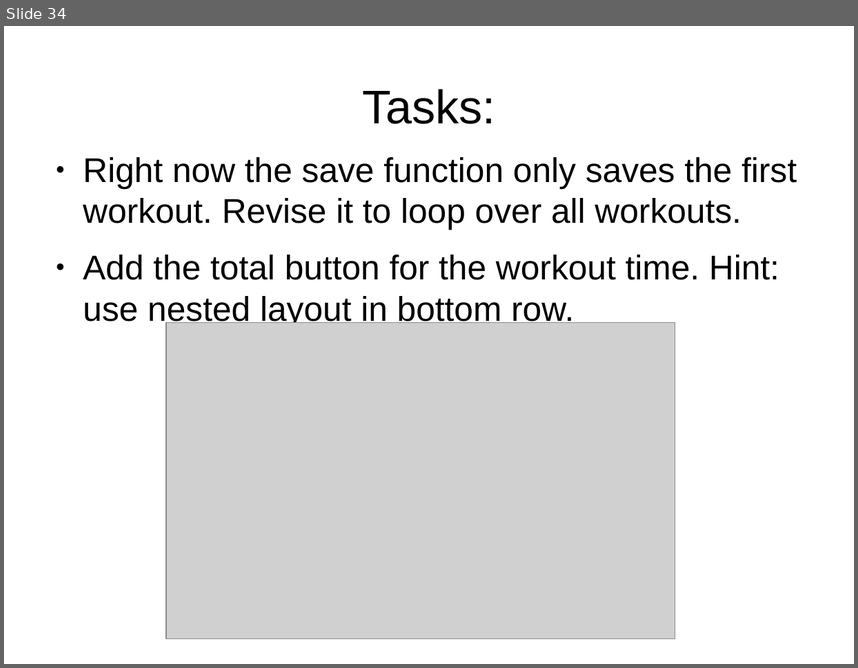
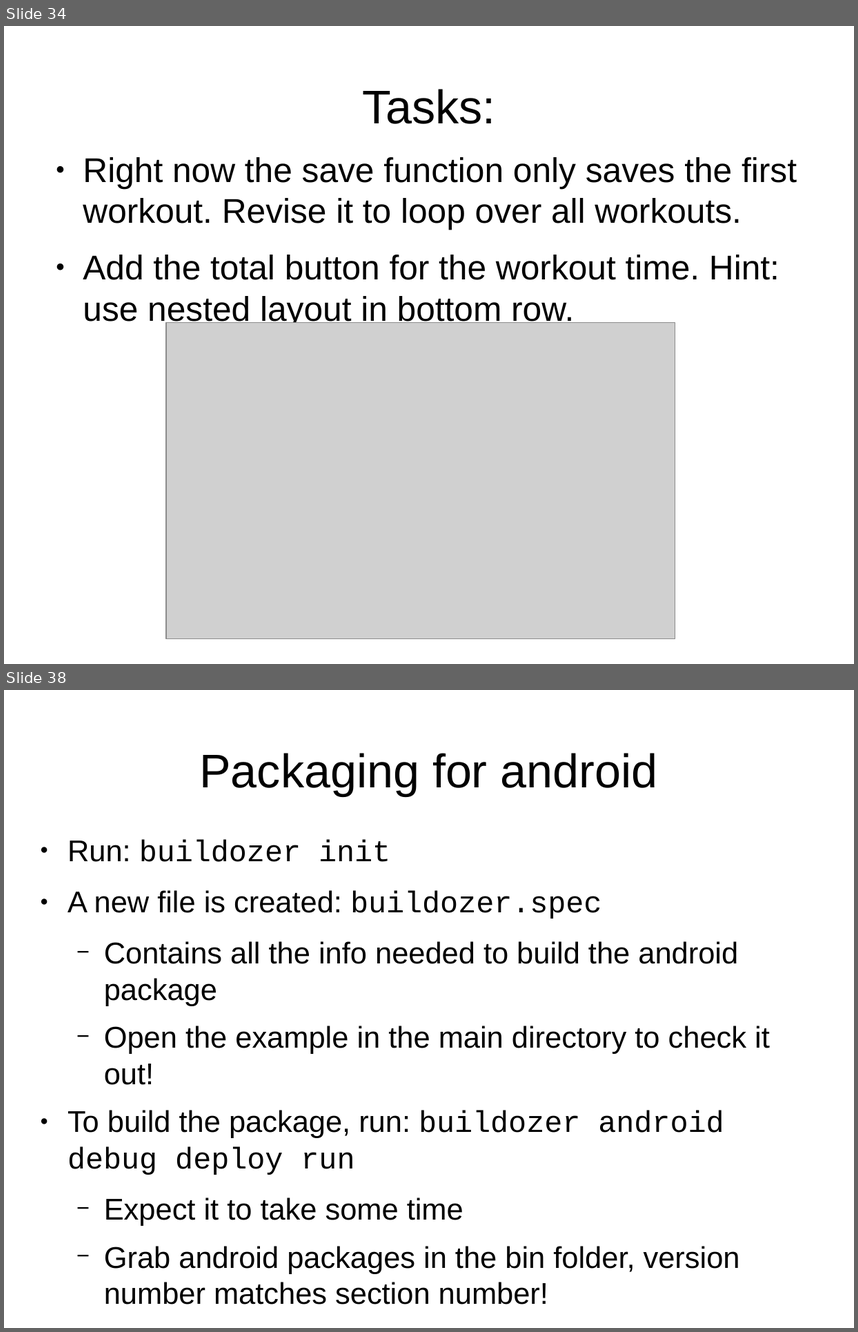
Before and after one commit to adasilva/intro_kivy, a slide deck: intro_kivy.odp. Shown one above the other, each under a label of ours: slide 34 before the commit, slides 34 and 38 after it; the slides between them are not shown. The pictures are 858x668 and 858x1332 pixels, drawn with LibreOffice and Linux fonts; fonts in the diff are those of the drawing; grey boxes stand for pictures. Boxes give left, top, right and bottom in pixels: in the first picture for what was removed or moved away, otherwise in the second. Text is boxed around its words. In the diff, an @@ line names an element or a change of style, - is before the commit and + after.

Commit message:
buildozer.spec and android packages for each folder

```diff
--- a/intro_kivy.odp
+++ b/intro_kivy.odp
@@ slide 38 added at <box>4,690,854,1328</box>, background #FFFFFF @@
@@ title added at <box>199,753,658,796</box>, 44 pt, text #000000 @@
+Packaging for android
@@ text added at <box>67,839,770,1274</box>, 28 pt, text #000000 @@
+● Run: buildozer init
+● A new file is created: buildozer.spec
+  − Contains all the info needed to build the android package
+  − Open the example in the main directory to check it out!
+● To build the package, run: buildozer android debug deploy run
+  − Expect it to take some time
+  − Grab android packages in the bin folder, version number matches section number!
```
Also in this commit, not shown: 3 other slides added, 5 other files.
